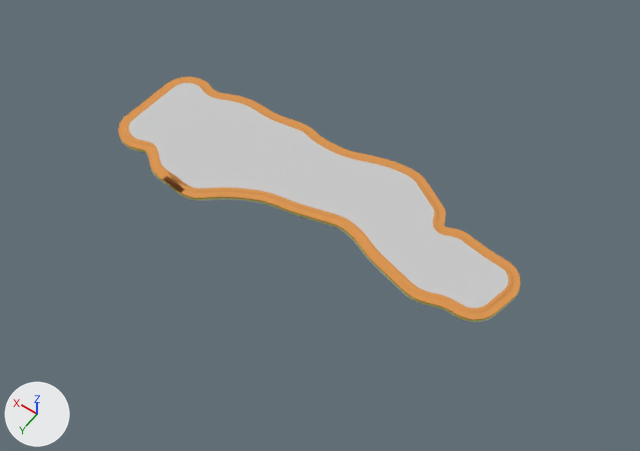
One commit to the FBX model Assets/Project/LAN/Model/中庄AR_2018_07_07.FBX: the scene before it, then after it.
Both versions are drawn from a 50 mm lens placed at (-19.2, 21.5, 36.7), pointed at (-3.9, 0.0, 2.9). Lighting does not change. The marker at lower left points along +X, +Y and +Z. Where no turn or scale is listed for an object, it has been applied to the vertices.

Names of what the first picture shows: 'ALL_岩層', 'ALL_粗質殼層+原狀土層', 'Water'.
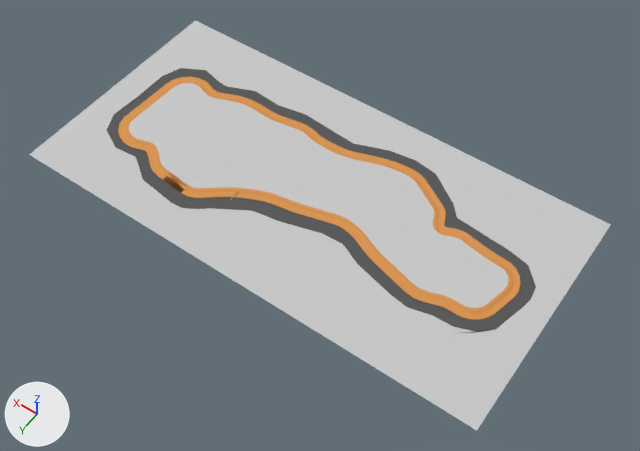
The change, as a diff of the scene's bpy script:
```diff
--- a/Assets/Project/LAN/Model/中庄AR_2018_07_07.FBX.py
+++ b/Assets/Project/LAN/Model/中庄AR_2018_07_07.FBX.py
@@ mat_grass1 @@
+mat_grass1 = principled_material('grass1')
+mat_grass1.base_color = (0.588, 0.588, 0.588)  # light grey #cacaca
+mat_grass1.roughness = 0.859
@@ mat_road @@
+mat_road = principled_material('road')
+mat_road.base_color = (0.0902, 0.0902, 0.0902)  # dark grey #555555
+mat_road.roughness = 0.859
@@ me_mesh_023 @@
+me_mesh_023.from_pydata(...)  # 190 vertices, 354 faces; spans x -12.7..12.7, y -6.4..6.4, z 0.0..0.2
+# faces by material slot: [257, 97]
+me_mesh_023.materials.append(mat_grass1)  # its picture is missing
+me_mesh_023.materials.append(mat_road)  # dark grey #555555
@@ ob_plane002 @@
+ob_plane002 = bpy.data.objects.new('Plane002', me_mesh_023)
+ob_plane002.location = (-2.69, -0.83, 3.79)
```

Boxes (x1, y1, x2, y2) around the edits, measured in the pictures (640 x 451 px):
'Plane002', added
    after: (29, 20, 611, 430)
    faces in mat_grass1 (its picture is missing): (29, 20, 611, 430)
    faces in mat_road (dark grey #555555): (107, 68, 536, 332)
